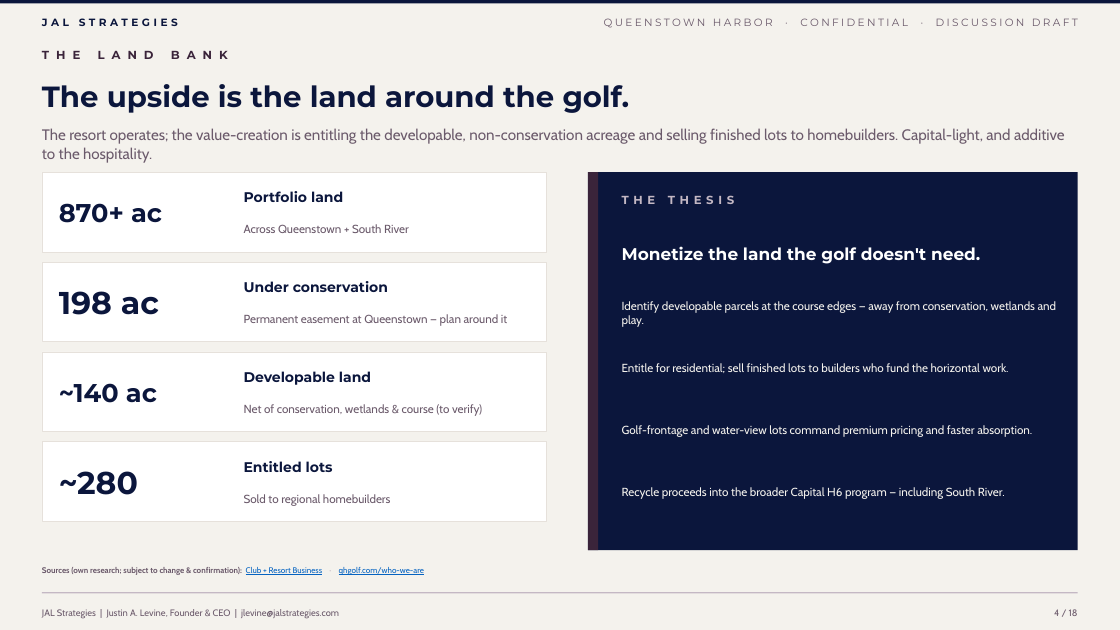
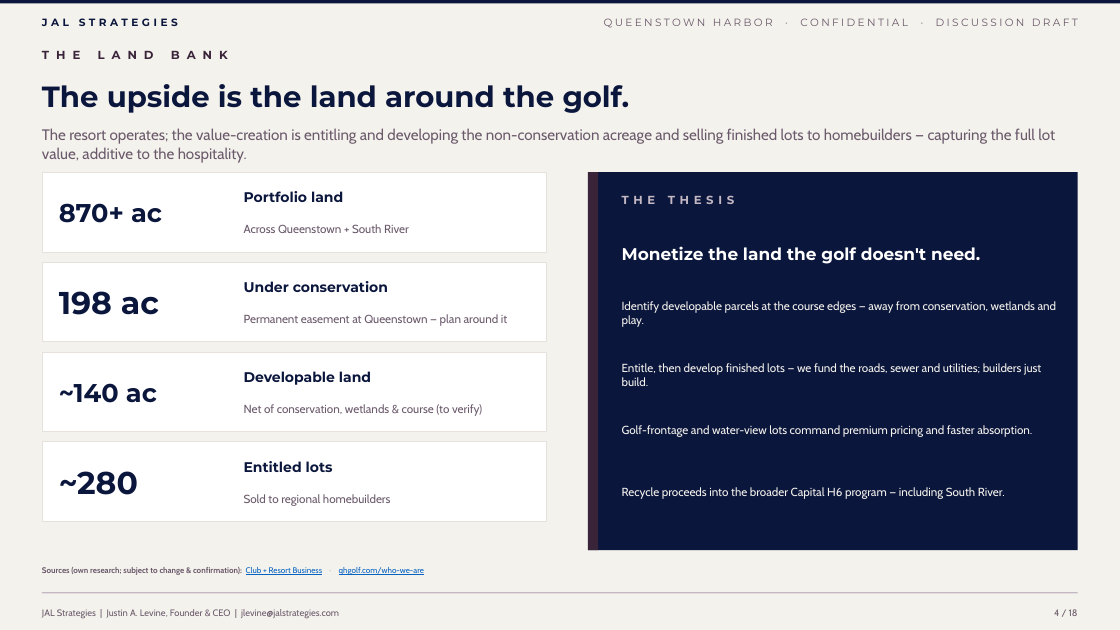
Before and after one commit to jlevine711/Apex, a slide deck: slide 4 of JAL_Queenstown_Harbor_Proposal.pptx. Drawn at 1120x630 pixels with LibreOffice and Linux fonts; fonts in the diff are those of the drawing. Boxes give left, top, right and bottom in pixels: in the first picture for what was removed or moved away, otherwise in the second. Text is boxed around its words. In the diff, an @@ line names an element or a change of style, - is before the commit and + after.

```diff
--- a/JAL_Queenstown_Harbor_Proposal.pptx
+++ b/JAL_Queenstown_Harbor_Proposal.pptx
@@ text at (x1=42, y1=128, x2=1055, y2=163): text changed @@
-The resort operates; the value-creation is entitling the developable, non-conservation acreage and selling finished lots to homebuilders. Capital-light, and additive to the hospitality.
+The resort operates; the value-creation is entitling and developing the non-conservation acreage and selling finished lots to homebuilders — capturing the full lot value, additive to the hospitality.
@@ text at (x1=622, y1=363, x2=1041, y2=386): text changed @@
-Entitle for residential; sell finished lots to builders who fund the horizontal work.
+Entitle, then develop finished lots — we fund the roads, sewer and utilities; builders just build.
```
Also in this commit, not shown: 7 other slides changed, 7 other files.
